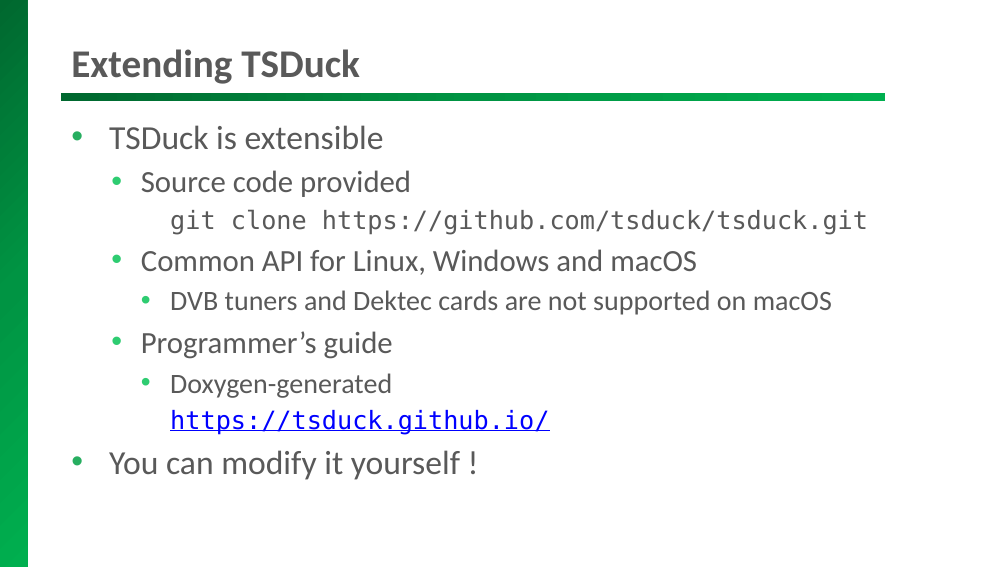
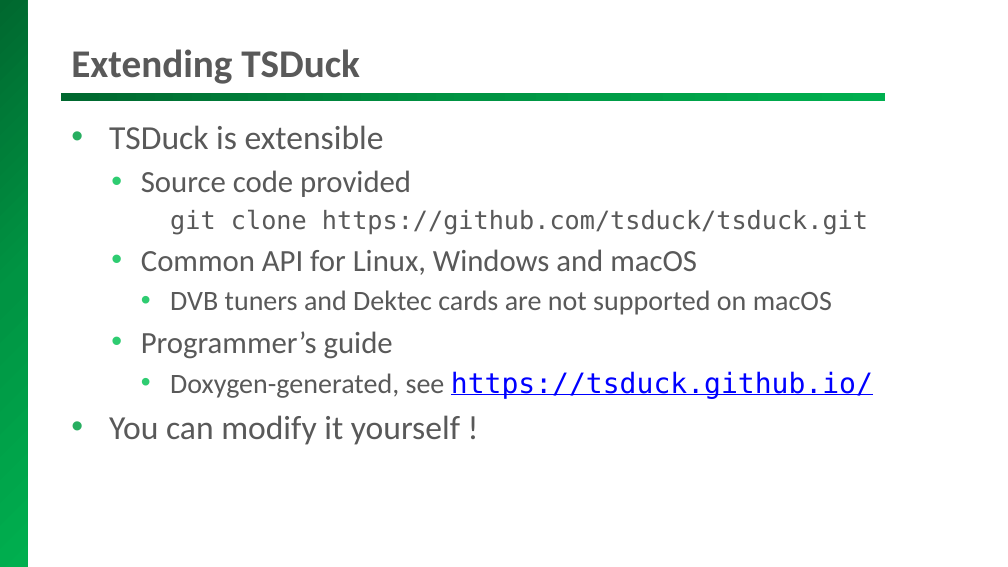
Before and after one commit to tsduck/tsduck, a slide deck: slide 24 of doc/tsduck-presentation.pptx. Drawn at 1008x567 pixels with LibreOffice and Linux fonts; fonts in the diff are those of the drawing; background and template pictures are left out. Boxes give left, top, right and bottom in pixels: in the first picture for what was removed or moved away, otherwise in the second. Text is boxed around its words. In the diff, an @@ line names an element or a change of style, - is before the commit and + after.

```diff
--- a/doc/tsduck-presentation.pptx
+++ b/doc/tsduck-presentation.pptx
@@ text at [170,371,873,399]: text changed; size 18 to 20 pt @@
-    • Doxygen-generated
-      https://tsduck.github.io/
+    • Doxygen-generated, see https://tsduck.github.io/
```
Also in this commit, not shown: 5 other slides changed, 2 slides added, 17 other files.
